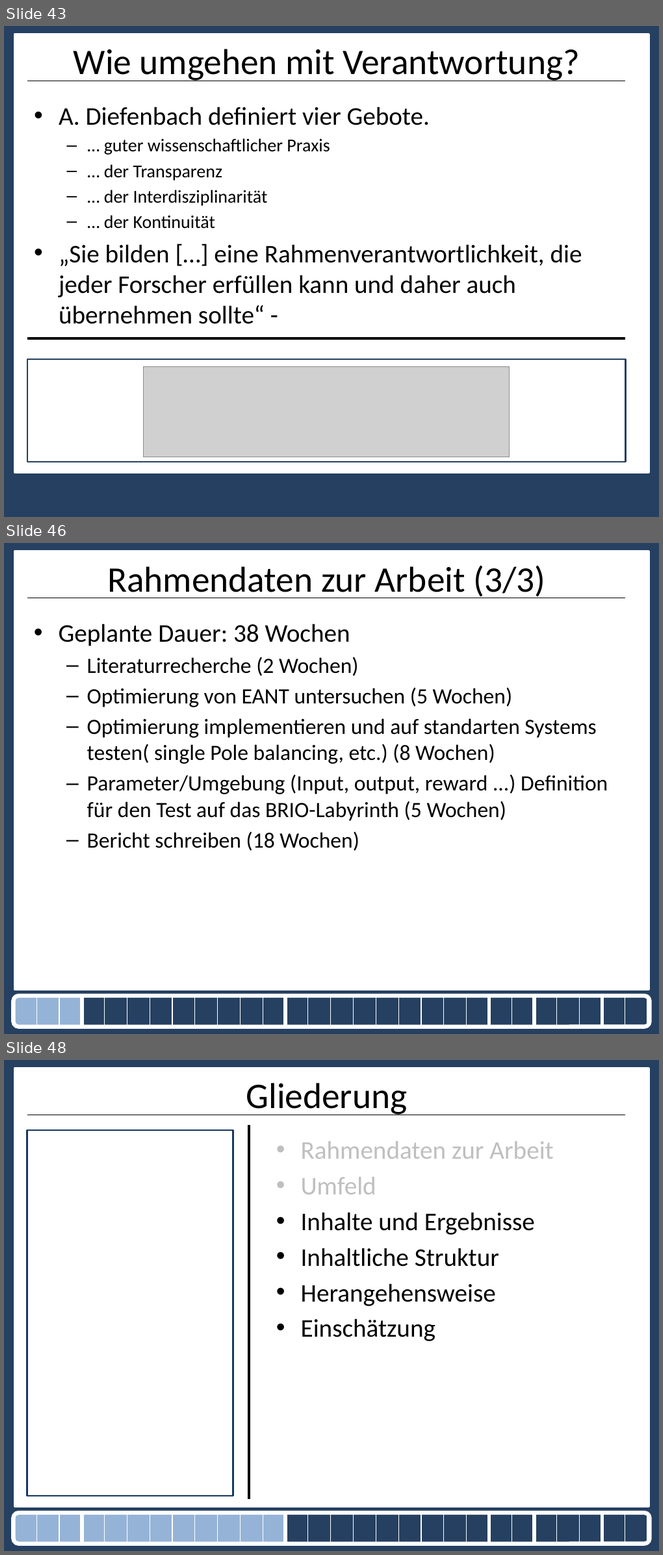
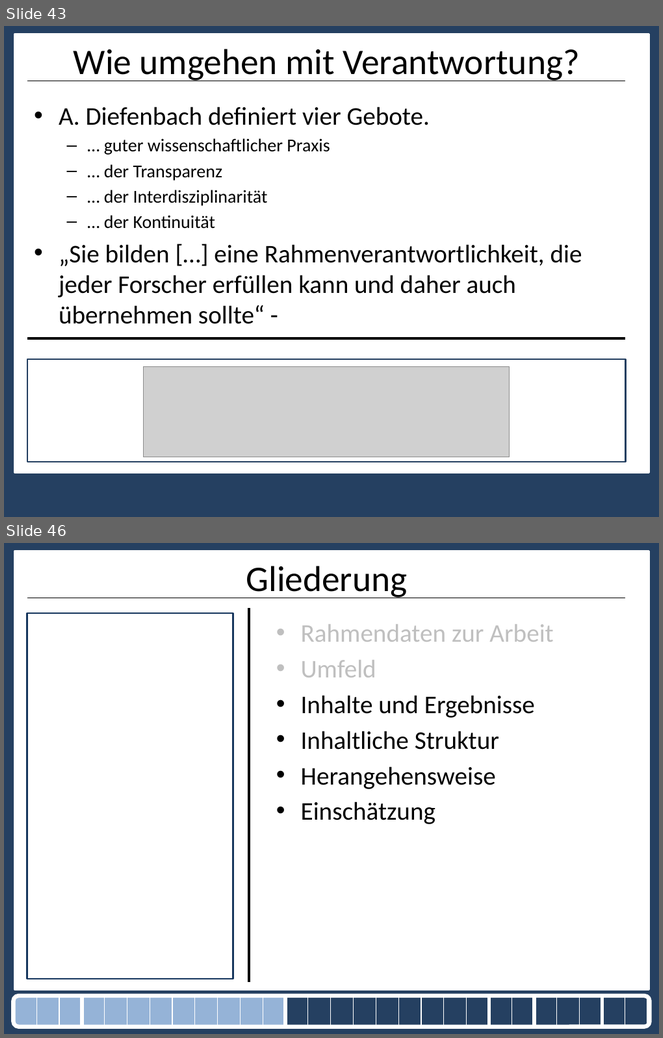
Before and after one commit to nicolehm/PMWK, a slide deck: Präsentation.pptx. Shown one above the other, each under a label of ours: slides 43, 46 and 48 before the commit, slides 43 and 46 after it; the slides between them are not shown. The pictures are 663x1555 and 663x1038 pixels, drawn with LibreOffice and Linux fonts; fonts in the diff are those of the drawing; grey boxes stand for pictures. Boxes give left, top, right and bottom in pixels: in the first picture for what was removed or moved away, otherwise in the second. Text is boxed around its words. In the diff, an @@ line names an element or a change of style, - is before the commit and + after.

```diff
--- a/Präsentation.pptx
+++ b/Präsentation.pptx
@@ slide 46 removed at box(4, 543, 659, 1034), background #254061; not listed: 2 template elements that a slide beside it also shows @@
@@ title removed at box(107, 565, 545, 598) @@
-Rahmendaten zur Arbeit (3/3)
@@ text removed at box(59, 624, 608, 851) @@
-• Geplante Dauer: 38 Wochen
-  – Literaturrecherche (2 Wochen)
-  – Optimierung von EANT untersuchen (5 Wochen)
-  – Optimierung implementieren und auf standarten Systems testen( single Pole balancing, etc.) (8 Wochen)
-  – Parameter/Umgebung (Input, output, reward ...) Definition für den Test auf das BRIO-Labyrinth (5 Wochen)
-  – Bericht schreiben (18 Wochen)
@@ rounded rectangle removed at box(12, 997, 649, 1027) @@
@@ rounded rectangle removed at box(13, 997, 649, 1027) @@
@@ table removed at box(14, 998, 656, 1027), 1 rows, 28 columns @@
- |  |  |  |  |  |  |  |  |  |  |  |  |  |  |  |  |  |  |  |  |  |  |  |  |  |  | 
@@ what was slide 48 is now slide 46 @@
```
Also in this commit, not shown: 5 slides changed, 1 slide added, 2 other slides removed.
